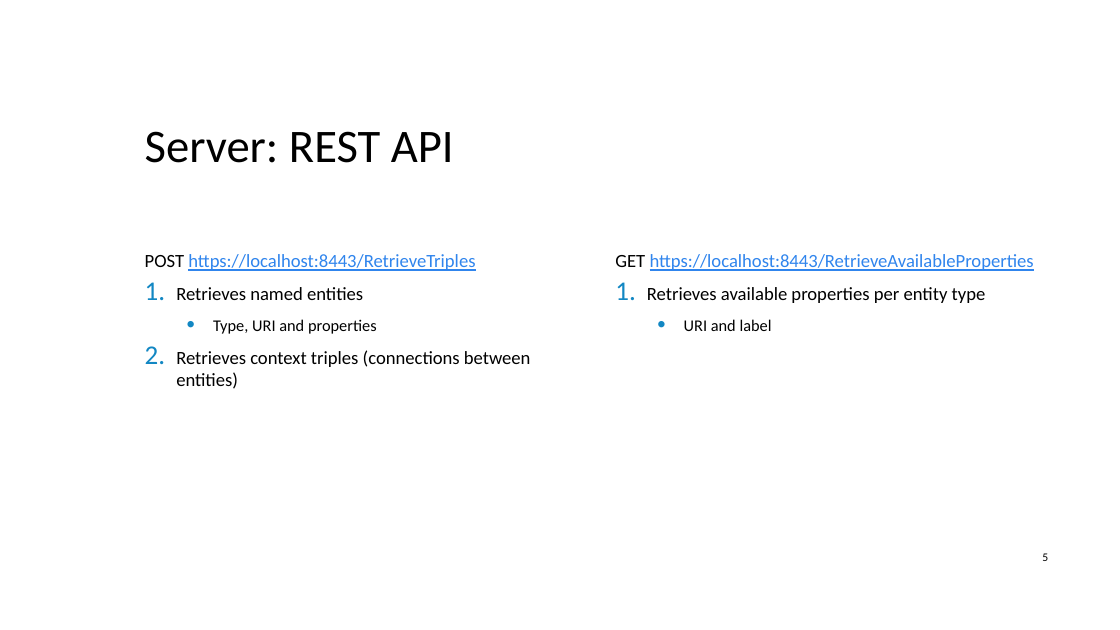
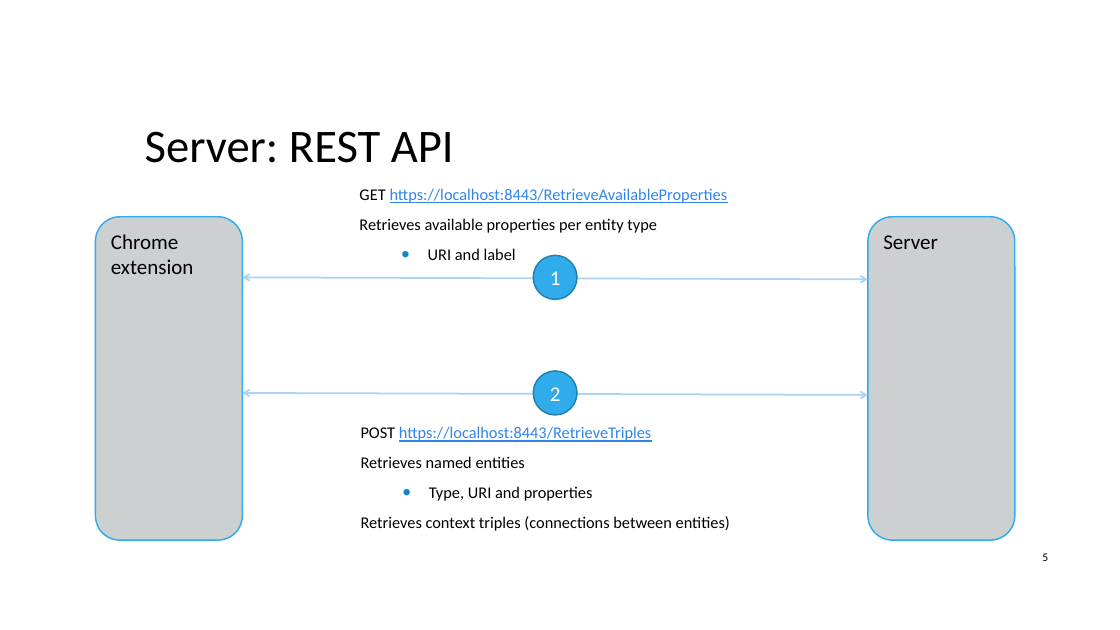
Before and after one commit to ofrendo/SemanticWebTechnologies, a slide deck: slide 5 of ProjectPresentation/EntityAnnotation.pptx. Drawn at 1120x630 pixels with LibreOffice and Linux fonts; fonts in the diff are those of the drawing; background and template pictures are left out. Boxes give left, top, right and bottom in pixels: in the first picture for what was removed or moved away, otherwise in the second. Text is boxed around its words. In the diff, an @@ line names an element or a change of style, - is before the commit and + after.

```diff
--- a/ProjectPresentation/EntityAnnotation.pptx
+++ b/ProjectPresentation/EntityAnnotation.pptx
@@ text "GET https://localhost:8443/RetrieveAvailableProperties": place and size @@
-text "GET https://localhost:8443/RetrieveAvailableProperties" at [615,254,1034,331]
+text "GET https://localhost:8443/RetrieveAvailableProperties" at [359,188,728,260]
@@ text at [359,188,728,233]: size 16 to 14 pt in "GET https://localhost:8443/RetrieveAvailableProperties", "Retrieves available properties per entity type"; bullet 1. to none @@
@@ rounded rectangle added at [96,217,243,540], fill #CDD0D1, outline #30ACEC 1.25 pt, 18 pt, text #000000 @@
+Chrome extension
@@ rounded rectangle added at [868,217,1015,540], fill #CDD0D1, outline #30ACEC 1.25 pt, 18 pt, text #000000 @@
+Server
@@ ellipse added at [534,255,577,299], fill #30ACEC, outline #247FAF 1.25 pt, 18 pt, text #FFFFFF @@
+1
@@ double arrow added from (243, 277) to (868, 280), #AED2F4 1.5 pt @@
@@ ellipse added at [534,371,577,415], fill #30ACEC, outline #247FAF 1.25 pt, 18 pt, text #FFFFFF @@
+2
@@ double arrow added from (243, 393) to (868, 395), #AED2F4 1.5 pt @@
@@ text "POST https://localhost:8443/RetrieveTriples": place and size @@
-text "POST https://localhost:8443/RetrieveTriples" at [145,254,531,389]
+text "POST https://localhost:8443/RetrieveTriples" at [361,426,730,531]
@@ text at [361,426,730,531]: size 16 to 14 pt in "POST https://localhost:8443/RetrieveTriples", "Retrieves named entities", "Retrieves context triples (connections between entities)"; bullet 1. to none @@
```
Also in this commit, not shown: 4 other slides changed.
